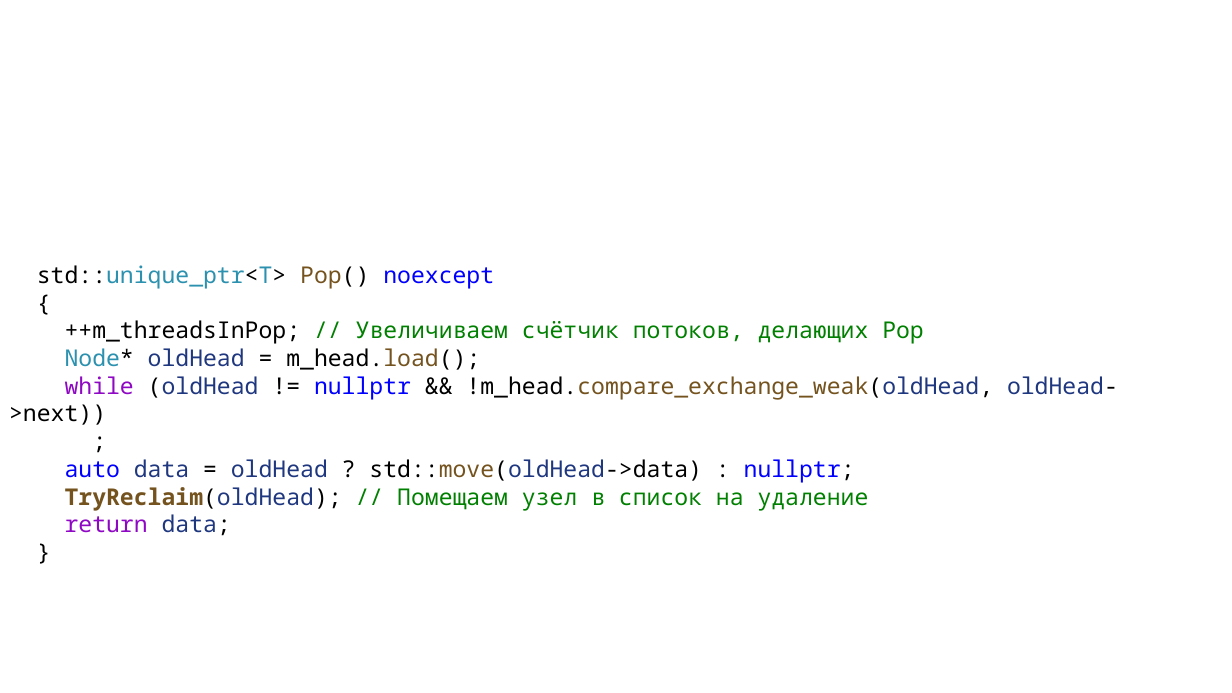
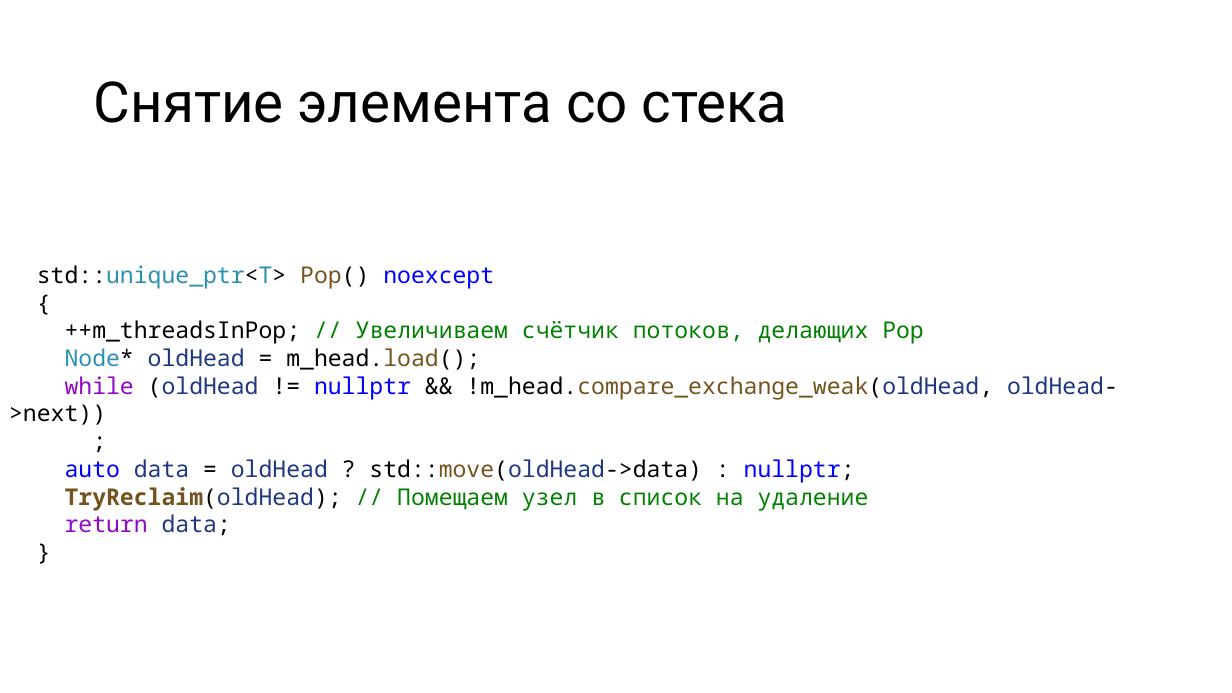
Before and after one commit to alexey-malov/pc, a slide deck: slide 24 of lectures/11/Lock-free алгоритмы и структуры данных.pptx (slide 18 before the commit). Drawn at 1232x693 pixels with LibreOffice and Linux fonts; fonts in the diff are those of the drawing. Boxes give left, top, right and bottom in pixels: in the first picture for what was removed or moved away, otherwise in the second. Text is boxed around its words. In the diff, an @@ line names an element or a change of style, - is before the commit and + after.

```diff
--- a/lectures/11/Lock-free алгоритмы и структуры данных.pptx
+++ b/lectures/11/Lock-free алгоритмы и структуры данных.pptx
@@ title added at <box>94,81,788,123</box>, 44 pt, text #000000 @@
+Снятие элемента со стека
```
Also in this commit, not shown: 16 other slides changed, 11 slides added, 1 slide removed, 8 other files.
